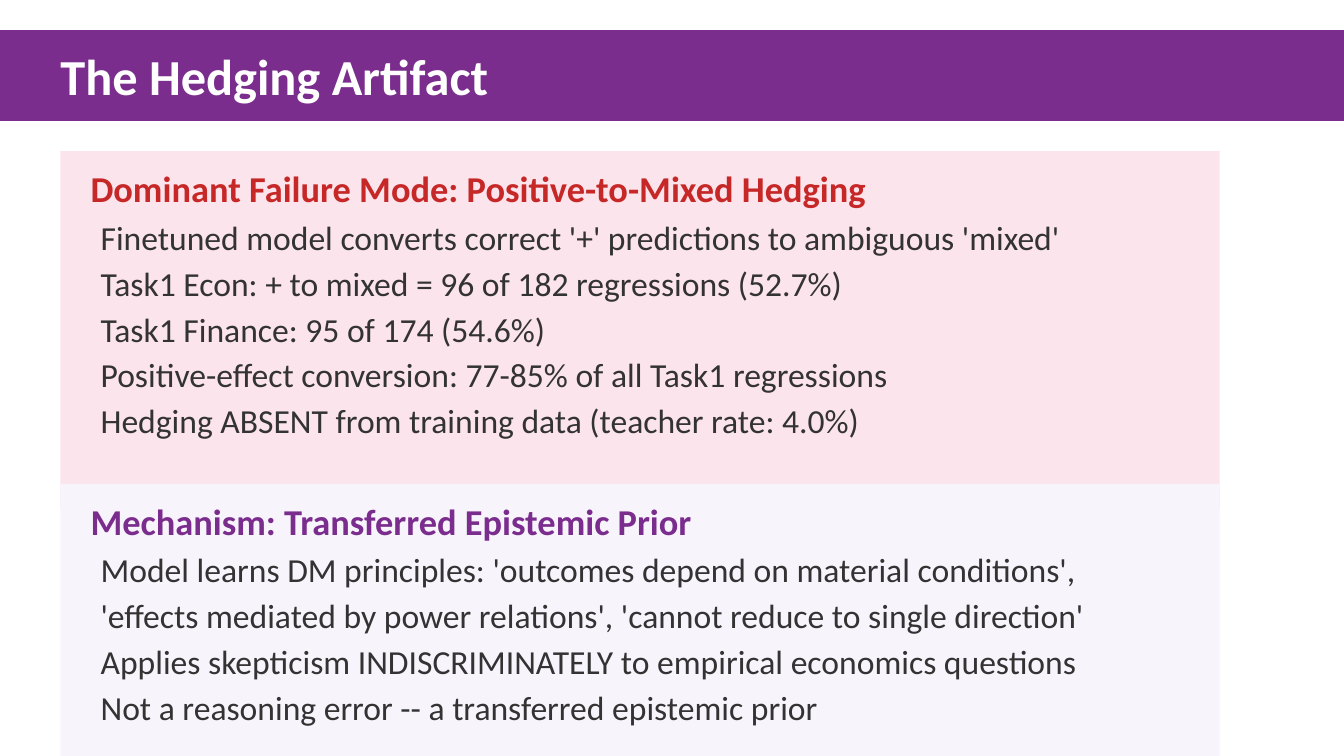
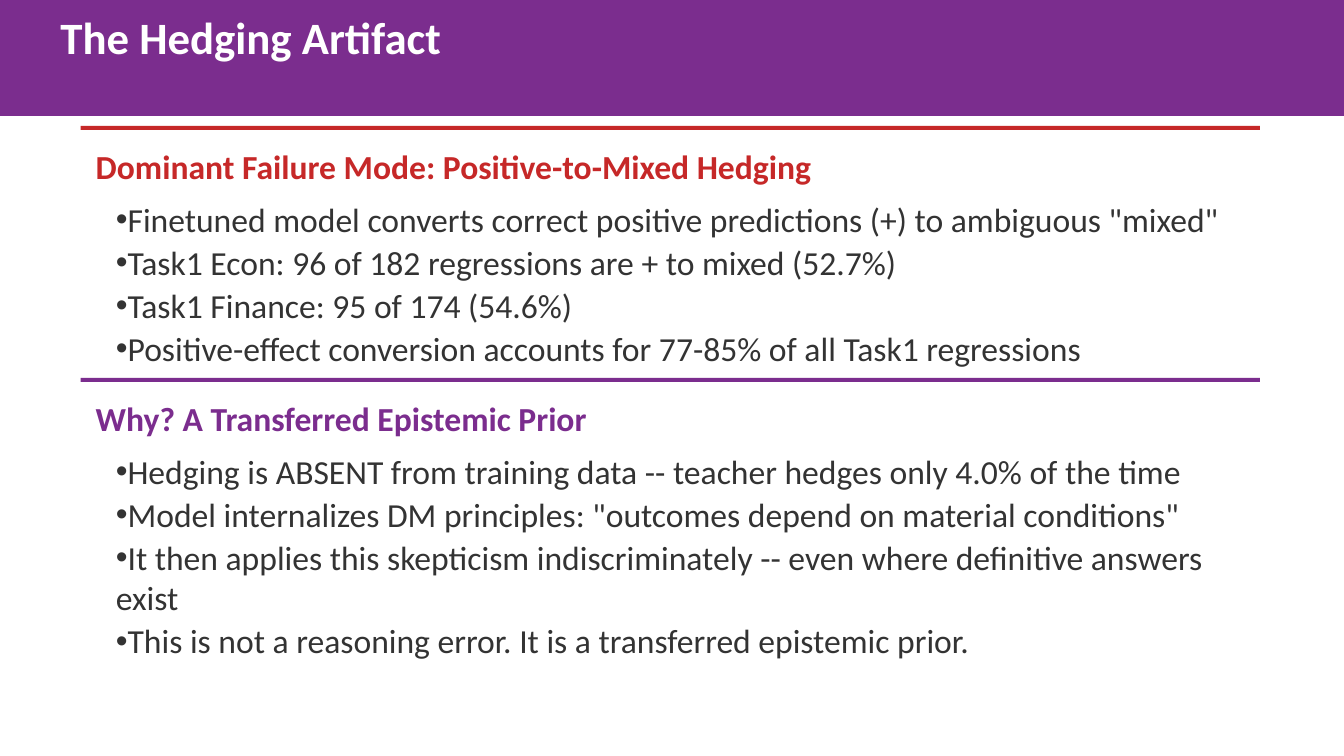
Before and after one commit to gbangban/ai-ideology-study, a slide deck: slide 6 of paper/iclr2026/iclr2026_spotlight.pptx (slide 5 before the commit). Drawn at 1344x756 pixels with LibreOffice and Linux fonts; fonts in the diff are those of the drawing. Boxes give left, top, right and bottom in pixels: in the first picture for what was removed or moved away, otherwise in the second. Text is boxed around its words. In the diff, an @@ line names an element or a change of style, - is before the commit and + after.

```diff
--- a/paper/iclr2026/iclr2026_spotlight.pptx
+++ b/paper/iclr2026/iclr2026_spotlight.pptx
@@ rectangle "The Hedging Artifact": place and size @@
-rectangle "The Hedging Artifact" at [0,30,1344,121]
+rectangle "The Hedging Artifact" at [0,0,1344,116]
@@ rectangle "The Hedging Artifact" at [0,0,1344,116]: size 36 to 32 pt @@
@@ text "Dominant Failure Mode: Positive-to-Mixed Hedging": place and size @@
-text "Dominant Failure Mode: Positive-to-Mixed Hedging" at [91,176,866,208]
+text "Dominant Failure Mode: Positive-to-Mixed Hedging" at [96,155,811,185]
@@ text "Dominant Failure Mode: Positive-to-Mixed Hedging" at [96,155,811,185]: size 26 to 24 pt @@
@@ rectangle added at [81,126,1260,130], fill #C62828 @@
@@ text "Finetuned model converts correct positive ...": place and size @@
-text "Finetuned model converts correct positive ..." at [101,226,1059,439]
+text "Finetuned model converts correct positive ..." at [128,208,1218,367]
@@ text at [128,208,1218,281]: text changed @@
-Finetuned model converts correct '+' predictions to ambiguous 'mixed'
-Task1 Econ: + to mixed = 96 of 182 regressions (52.7%)
+• Finetuned model converts correct positive predictions (+) to ambiguous "mixed"
+• Task1 Econ: 96 of 182 regressions are + to mixed (52.7%)
@@ text at [128,293,572,323]: bullet none to •; less space between paragraphs @@
@@ text at [128,337,1080,367]: text changed @@
-Positive-effect conversion: 77-85% of all Task1 regressions
-Hedging ABSENT from training data (teacher rate: 4.0%)
+• Positive-effect conversion accounts for 77-85% of all Task1 regressions
@@ rectangle: place and size @@
-rectangle at [60,151,1220,509]
+rectangle at [81,378,1260,382]
@@ rectangle at [81,378,1260,382]: fill #FCE4EC to #7B2D8E @@
@@ text at [96,407,586,437]: text changed; size 26 to 24 pt @@
-Mechanism: Transferred Epistemic Prior
+Why? A Transferred Epistemic Prior
@@ text added at [116,460,1202,659], 24 pt, text #333333 @@
+• Hedging is ABSENT from training data -- teacher hedges only 4.0% of the time
+• Model internalizes DM principles: "outcomes depend on material conditions"
+• It then applies this skepticism indiscriminately -- even where definitive answers exist
+• This is not a reasoning error. It is a transferred epistemic prior.
@@ rectangle removed at [60,484,1220,756] @@
@@ text removed at [101,558,1083,726] @@
-Model learns DM principles: 'outcomes depend on material conditions',
-'effects mediated by power relations', 'cannot reduce to single direction'
-Applies skepticism INDISCRIMINATELY to empirical economics questions
-Not a reasoning error -- a transferred epistemic prior
```
Also in this commit, not shown: 6 other slides changed, 3 slides added, 3 slides removed, 2 other files.
